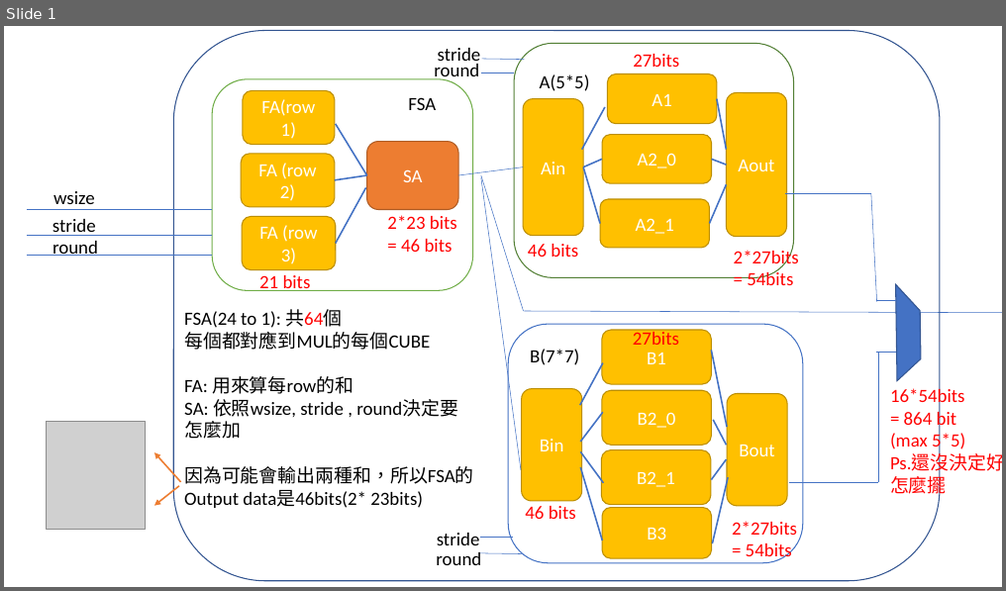
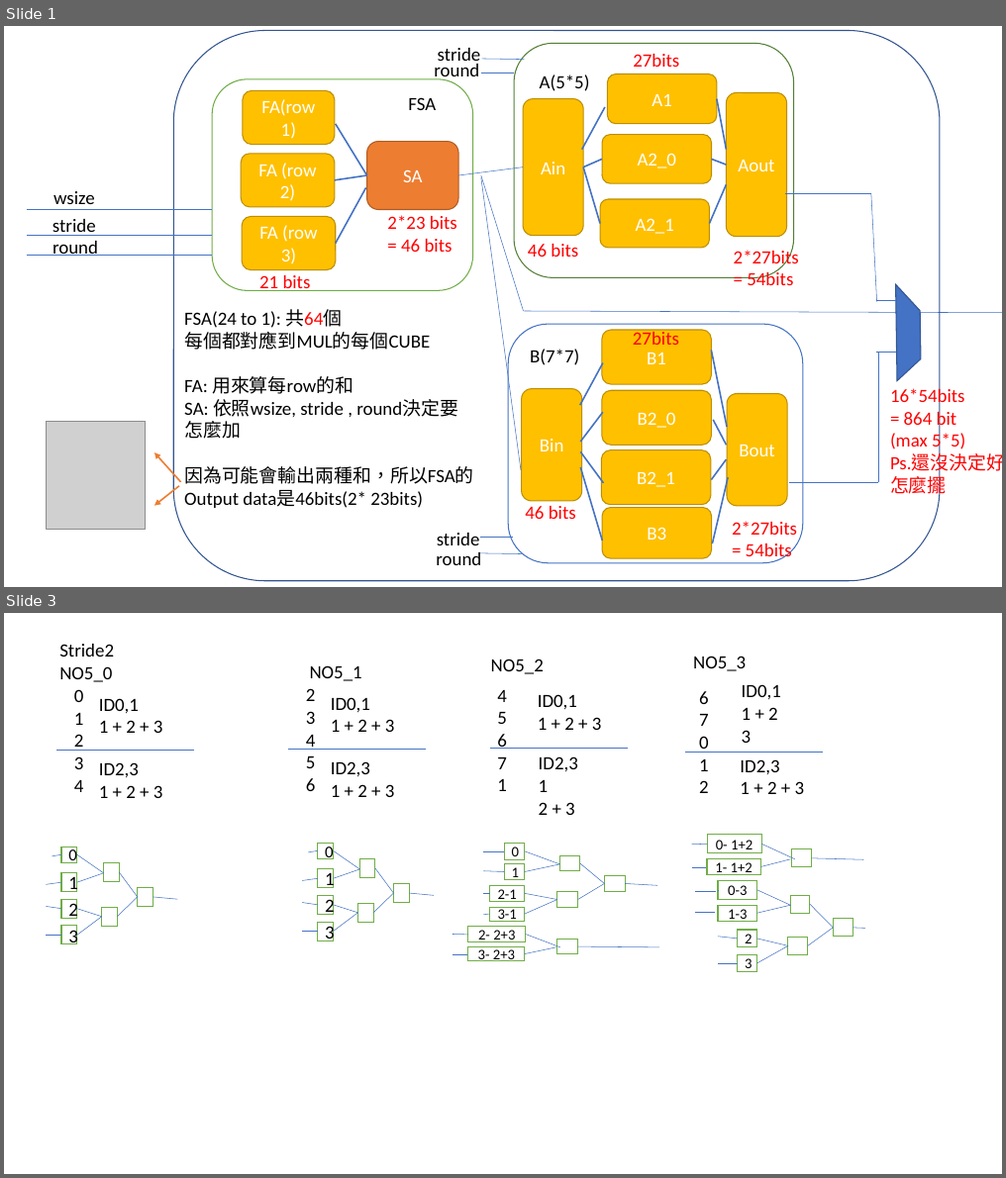
Before and after one commit to rayquazacxj/AI-hardware-accelerate-engine, a slide deck: addertree/ADDER.pptx. Shown one above the other, each under a label of ours: slide 1 before the commit, slides 1 and 3 after it; the slides between them are not shown. The pictures are 1006x591 and 1006x1178 pixels, drawn with LibreOffice and Linux fonts; fonts in the diff are those of the drawing; grey boxes stand for pictures. Boxes give left, top, right and bottom in pixels: in the first picture for what was removed or moved away, otherwise in the second. Text is boxed around its words. In the diff, an @@ line names an element or a change of style, - is before the commit and + after.

```diff
--- a/addertree/ADDER.pptx
+++ b/addertree/ADDER.pptx
@@ slide 3 added at (4, 613, 1002, 1174), background #FFFFFF @@
@@ text added at (59, 644, 114, 682), 18 pt, text #000000 @@
+Stride2
+NO5_0
@@ text added at (310, 665, 362, 681), 18 pt, text #000000 @@
+NO5_1
@@ text added at (491, 659, 544, 674), 18 pt, text #000000 @@
+NO5_2
@@ text added at (693, 656, 746, 671), 18 pt, text #000000 @@
+NO5_3
@@ text added at (74, 689, 84, 792), 18 pt, text #000000 @@
+0
+1
+2
+3
+4
@@ text added at (99, 698, 163, 733), 18 pt, text #000000 @@
+ID0,1
+1 + 2 + 3
@@ text added at (306, 688, 316, 791), 18 pt, text #000000 @@
+2
+3
+4
+5
+6
@@ text added at (331, 697, 395, 732), 18 pt, text #000000 @@
+ID0,1
+1 + 2 + 3
@@ text added at (497, 690, 507, 791), 18 pt, text #000000 @@
+4
+5
+6
+7
+1
@@ text added at (538, 694, 602, 730), 18 pt, text #000000 @@
+ID0,1
+1 + 2 + 3
@@ text added at (699, 691, 709, 793), 18 pt, text #000000 @@
+6
+7
+0
+1
+2
@@ text added at (742, 684, 781, 743), 18 pt, text #000000 @@
+ID0,1
+1 + 2
+3
@@ line added from (56, 750) to (193, 750), #4472C4 0.5 pt @@
@@ line added from (288, 750) to (426, 750), #4472C4 0.5 pt @@
@@ line added from (490, 748) to (628, 748), #4472C4 0.5 pt @@
@@ text added at (539, 757, 578, 815), 18 pt, text #000000 @@
+ID2,3
+1
+2 + 3
@@ line added from (686, 753) to (823, 753), #4472C4 0.5 pt @@
@@ text added at (740, 760, 805, 794), 18 pt, text #000000 @@
+ID2,3
+1 + 2 + 3
@@ text added at (99, 762, 163, 798), 18 pt, text #000000 @@
+ID2,3
+1 + 2 + 3
@@ text added at (331, 761, 395, 797), 18 pt, text #000000 @@
+ID2,3
+1 + 2 + 3
@@ group added at (46, 847, 177, 945): 12 lines, 7 rectangles @@
+0
+1
+2
+3
@@ group added at (302, 843, 434, 941): 12 lines, 7 rectangles @@
+0
+1
+2
+3
@@ group added at (692, 835, 865, 972): 19 lines, 10 rectangles @@
+0- 1+2
+1- 1+2
+0-3
+1-3
+2
+3
@@ group added at (452, 843, 659, 961): 18 lines, 10 rectangles @@
+0
+1
+2-1
+3-1
+2- 2+3
+3- 2+3
```
Also in this commit, not shown: 3 slides changed, 8 other slides added, 18 other files.
